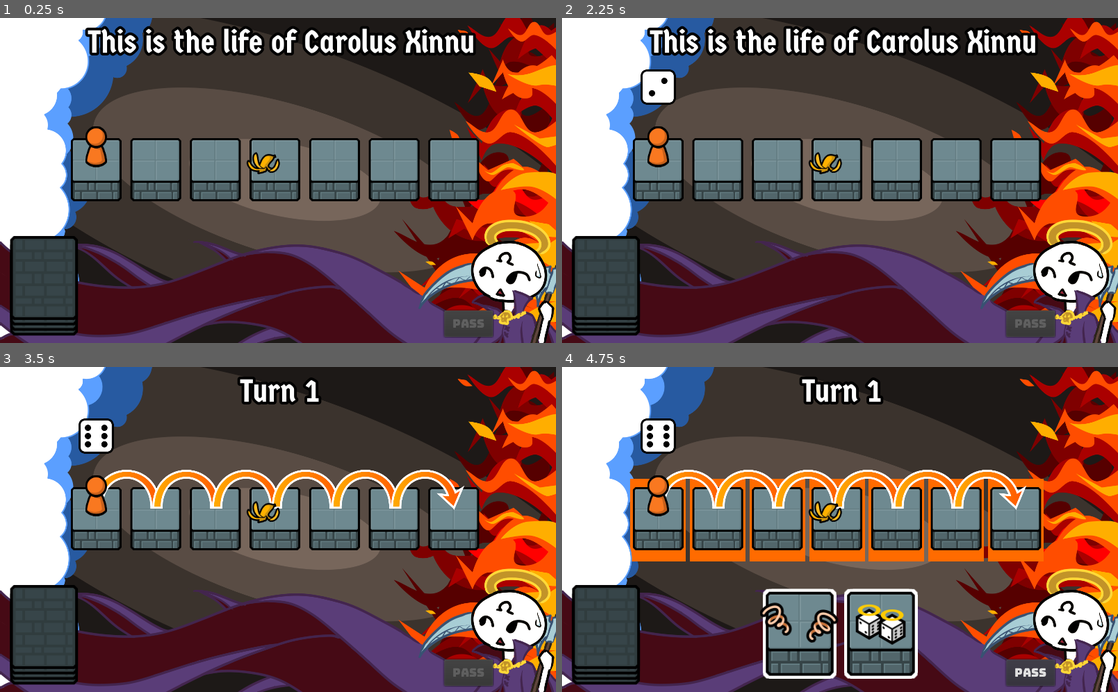
Above: before the commit, frames 1-4 (two rows, left to right).
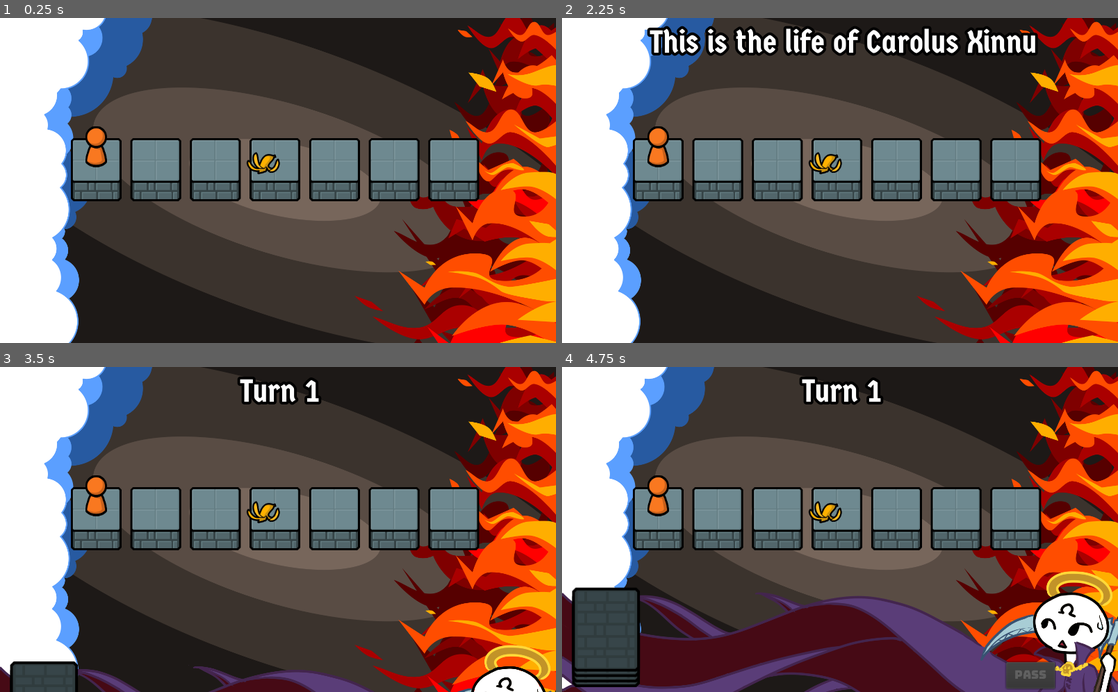
Above: after the commit, the same moments.

Repository: notapixelstudio/gaod
Game: Godot game, scene res://Room.tscn
The game is run twice, just before and just after one commit, with the same random seed, the same clock (stepped at 60 frames per second) and the same inputs. Sound files missing from this copy of the repository are replaced by a short silence.
Inputs (mouse positions are in pixels of both pictures, inside the frame that each line leads up to):
- Up to frame 1 (0.25 s): no input
- Up to frame 2 (2.25 s): tap Enter at 0.5 s; move the mouse to (962, 164) at 0.52 s; click (962, 164) at 0.67 s; drag from (728, 196) to (1017, 157) at 1.27 s; tap Space at 2 s; move the mouse to (895, 109) at 2.02 s; click (895, 109) at 2.17 s
- Up to frame 3 (3.5 s): drag from (250, 594) to (394, 506) at 2.77 s
- Up to frame 4 (4.75 s): move the mouse to (1006, 578) at 3.52 s; click (1006, 578) at 3.67 s; drag from (840, 633) to (895, 506) at 4.27 s

The runs differ from the first frame. In frame 1, 30% of the frame differs, in the area x 0-100%, y 2-100%; in frame 2, 26%; in frame 3, 29%; in frame 4, 21%.

Commit message:
intro + final jam export

Diff:
--- a/godot/Room.gd
+++ b/godot/Room.gd
@@ -19,8 +19,12 @@
 	deck = Deck.new()
 	#$Hand.disable()
 
+	yield(get_tree().create_timer(1), "timeout")
 	self.greet_mortal()
 	yield(get_tree().create_timer(2), "timeout")
+	$TurnLabel.text = 'Turn 1'
+	$AnimationPlayer.play("Intro")
+	yield($AnimationPlayer, "animation_finished")
 	Events.emit_signal("mortal_turn_start")
 
 func _on_Button_pressed():
--- a/godot/Room.tscn
+++ b/godot/Room.tscn
@@ -31,6 +31,46 @@
 outline_color = Color( 1, 0.203922, 0, 1 )
 font_data = ExtResource( 8 )
 
+[sub_resource type="Animation" id=10]
+resource_name = "Intro"
+length = 2.0
+tracks/0/type = "value"
+tracks/0/path = NodePath("Angel:position")
+tracks/0/interp = 1
+tracks/0/loop_wrap = true
+tracks/0/imported = false
+tracks/0/enabled = true
+tracks/0/keys = {
+"times": PoolRealArray( 0, 2 ),
+"transitions": PoolRealArray( 0.5, 0.5 ),
+"update": 0,
+"values": [ Vector2( -1, 191 ), Vector2( -1, -0.999999 ) ]
+}
+tracks/1/type = "value"
+tracks/1/path = NodePath("Deck:position")
+tracks/1/interp = 1
+tracks/1/loop_wrap = true
+tracks/1/imported = false
+tracks/1/enabled = true
+tracks/1/keys = {
+"times": PoolRealArray( 0, 2 ),
+"transitions": PoolRealArray( 0.5, 0.5 ),
+"update": 0,
+"values": [ Vector2( 64, 576 ), Vector2( 64, 384 ) ]
+}
+tracks/2/type = "value"
+tracks/2/path = NodePath("PassButton:rect_position")
+tracks/2/interp = 1
+tracks/2/loop_wrap = true
+tracks/2/imported = false
+tracks/2/enabled = true
+tracks/2/keys = {
+"times": PoolRealArray( 0, 2 ),
+"transitions": PoolRealArray( 0.5, 0.5 ),
+"update": 0,
+"values": [ Vector2( 655, 624 ), Vector2( 655, 432 ) ]
+}
+
 [node name="Room" type="Node2D"]
 script = ExtResource( 3 )
 
@@ -67,13 +107,13 @@
 texture = ExtResource( 6 )
 
 [node name="Angel" type="Sprite" parent="."]
-position = Vector2( -1, -0.999999 )
+position = Vector2( -1, 191 )
 scale = Vector2( 0.51, 0.51 )
 texture = ExtResource( 7 )
 centered = false
 
 [node name="Deck" type="Node2D" parent="."]
-position = Vector2( 64, 384 )
+position = Vector2( 64, 576 )
 __meta__ = {
 "_edit_group_": true
 }
@@ -100,9 +140,9 @@
 
 [node name="PassButton" type="Button" parent="."]
 margin_left = 655.0
-margin_top = 432.0
+margin_top = 624.0
 margin_right = 727.0
-margin_bottom = 471.0
+margin_bottom = 663.0
 custom_fonts/font = SubResource( 8 )
 disabled = true
 text = "PASS"
@@ -113,7 +153,6 @@
 margin_right = 824.0
 margin_bottom = 64.0
 custom_fonts/font = SubResource( 7 )
-text = "Turn 1"
 align = 1
 valign = 1
 
@@ -155,5 +194,8 @@
 custom_fonts/font = SubResource( 8 )
 text = "Give me another mortal"
 
+[node name="AnimationPlayer" type="AnimationPlayer" parent="."]
+anims/Intro = SubResource( 10 )
+
 [connection signal="pressed" from="PassButton" to="." method="_on_Button_pressed"]
 [connection signal="pressed" from="GameOver/TryAgain" to="." method="_on_TryAgain_pressed"]
Not shown: 1 places in godot/Room.tscn that only renumber resources
Not shown, changed: export/html5/index.html
Not shown, changed: export/html5/index.pck
